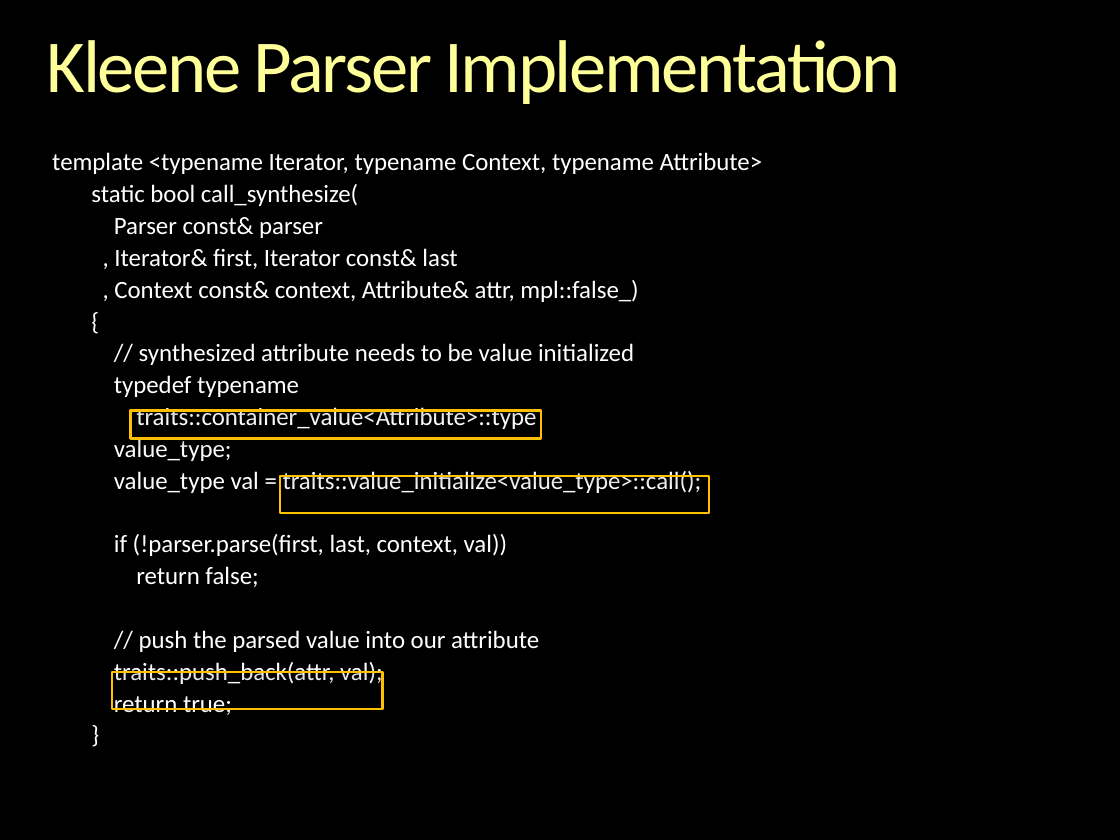
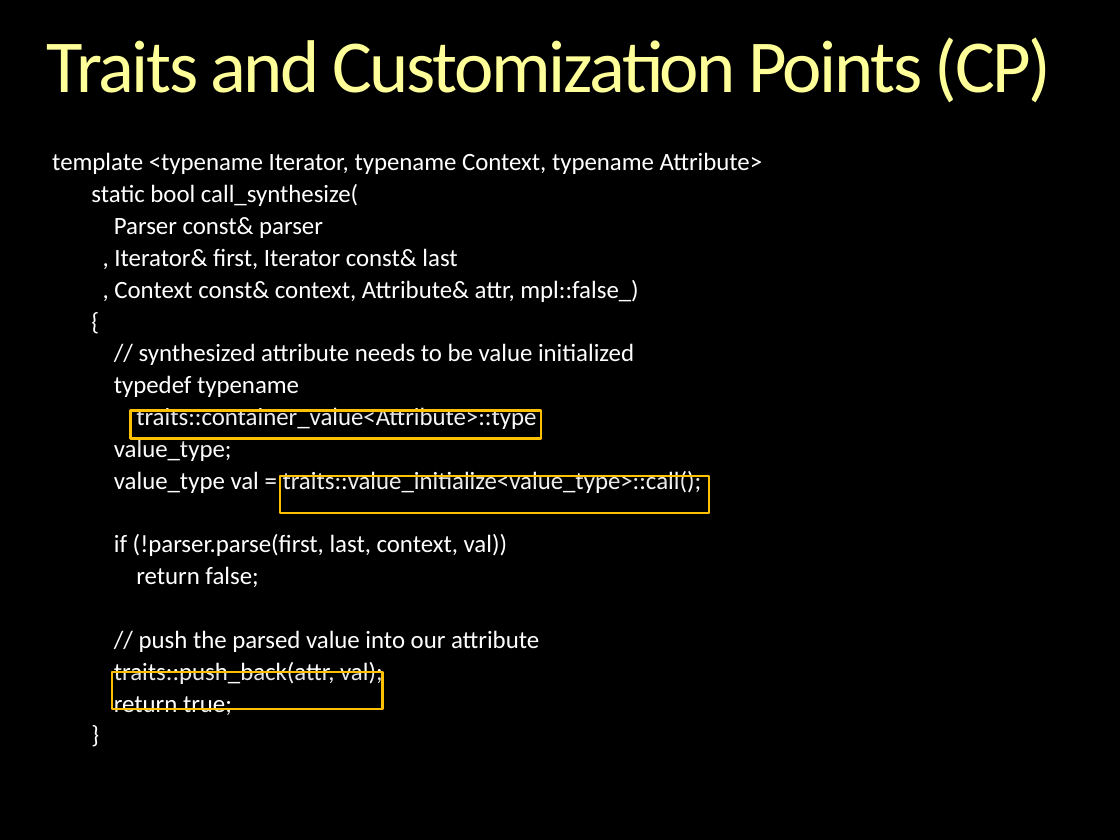
Before and after one commit to boostorg/spirit, a slide deck: slide 67 of libs/spirit/doc/cppnow_2013/Inside Spirit X3.pptx. Drawn at 1120x840 pixels with LibreOffice and Linux fonts; fonts in the diff are those of the drawing; background and template pictures are left out. Boxes give left, top, right and bottom in pixels: in the first picture for what was removed or moved away, otherwise in the second. Text is boxed around its words. In the diff, an @@ line names an element or a change of style, - is before the commit and + after.

```diff
--- a/libs/spirit/doc/cppnow_2013/Inside Spirit X3.pptx
+++ b/libs/spirit/doc/cppnow_2013/Inside Spirit X3.pptx
@@ title at bbox=[47, 37, 1052, 102]: text changed @@
-Kleene Parser Implementation
+Traits and Customization Points (CP)
```
Also in this commit, not shown: 7 other slides changed, 2 slides added, 5 other files.
